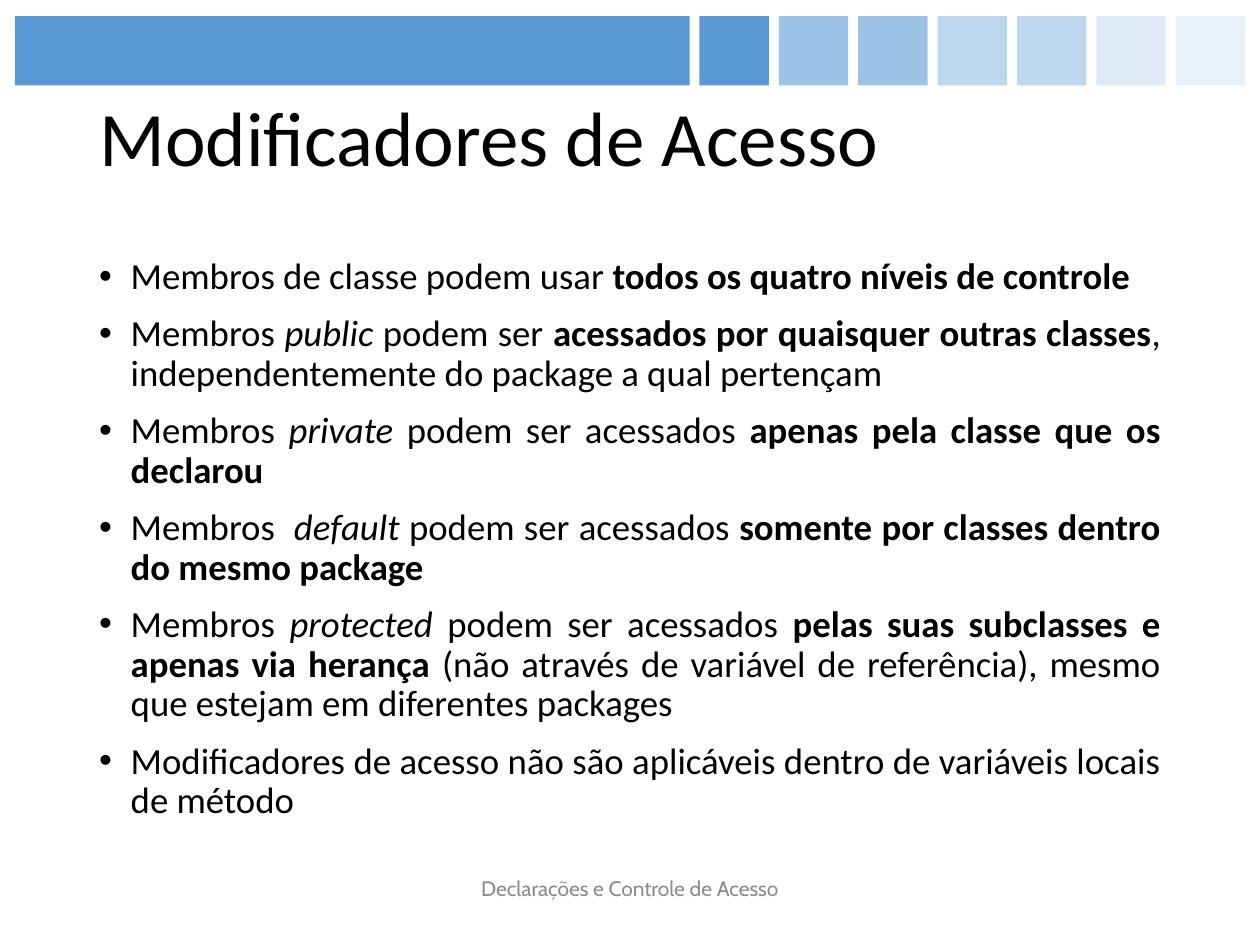
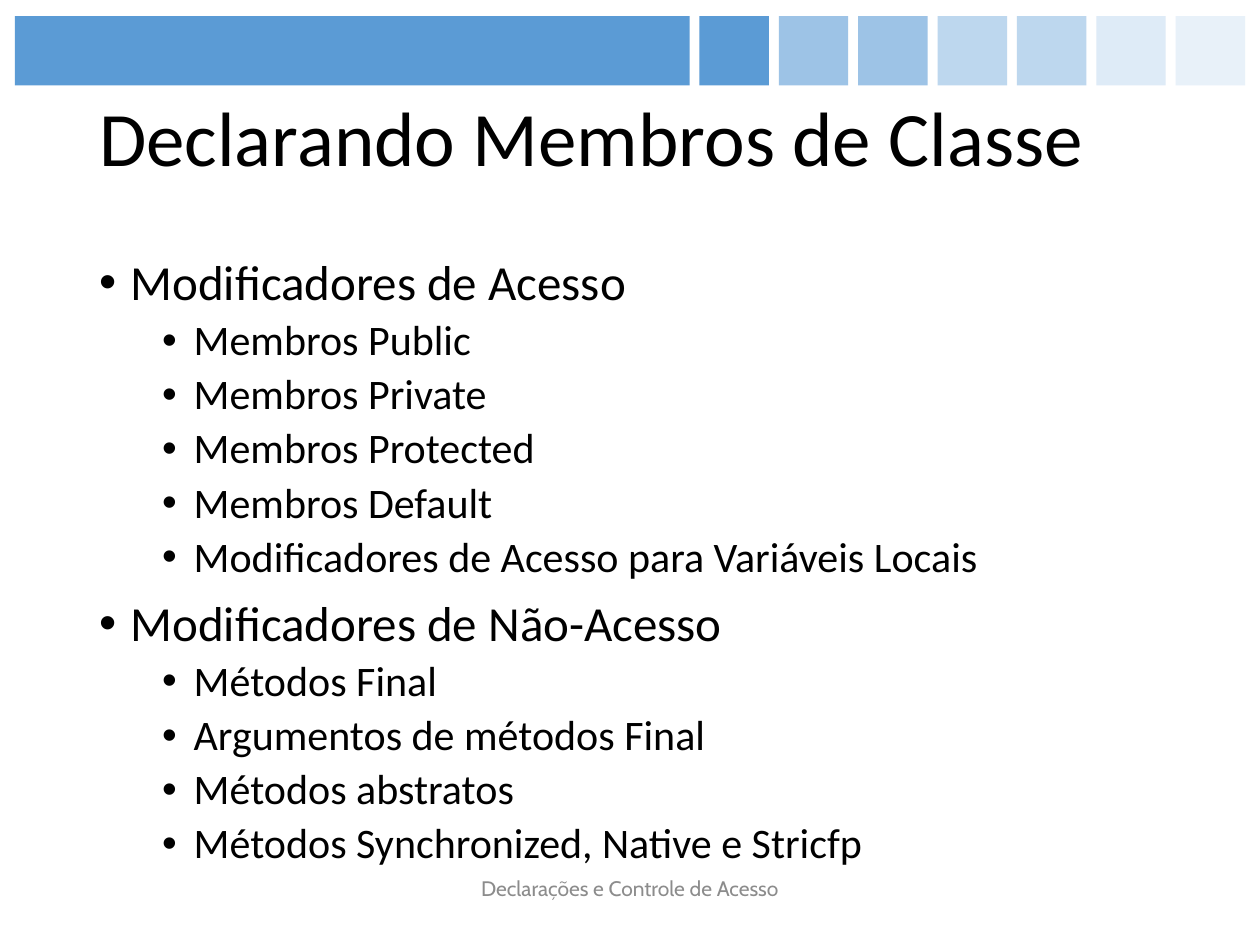
Before and after one commit to figueiredojrr/treinamentoJavaSeOcaAgosto, a slide deck: slide 15 of TreinamentoJavaSeOca/documentos/apresentação/OCA.pptx (slide 23 before the commit). Drawn at 1260x945 pixels with LibreOffice and Linux fonts; fonts in the diff are those of the drawing. Boxes give left, top, right and bottom in pixels: in the first picture for what was removed or moved away, otherwise in the second. Text is boxed around its words. In the diff, an @@ line names an element or a change of style, - is before the commit and + after.

```diff
--- a/TreinamentoJavaSeOca/documentos/apresentação/OCA.pptx
+++ b/TreinamentoJavaSeOca/documentos/apresentação/OCA.pptx
@@ title at box(99, 112, 1083, 167): text changed @@
-Modificadores de Acesso
+Declarando Membros de Classe
@@ text at box(131, 266, 977, 865): text changed; size 21 to 24 pt @@
-• Membros de classe podem usar todos os quatro níveis de controle
-• Membros public podem ser acessados por quaisquer outras classes, independentemente do package a qual pertençam
-• Membros private podem ser acessados apenas pela classe que os declarou
-• Membros default podem ser acessados somente por classes dentro do mesmo package
-• Membros protected podem ser acessados pelas suas subclasses e apenas via herança (não através de variável de referência), mesmo que estejam em diferentes packages
-• Modificadores de acesso não são aplicáveis dentro de variáveis locais de método
+• Modificadores de Acesso
+  • Membros Public
+  • Membros Private
+  • Membros Protected
+  • Membros Default
+  • Modificadores de Acesso para Variáveis Locais
+• Modificadores de Não-Acesso
+  • Métodos Final
+  • Argumentos de métodos Final
+  • Métodos abstratos
+  • Métodos Synchronized, Native e Stricfp
```
Also in this commit, not shown: 23 other slides changed, 5 slides added, 15 slides removed.
